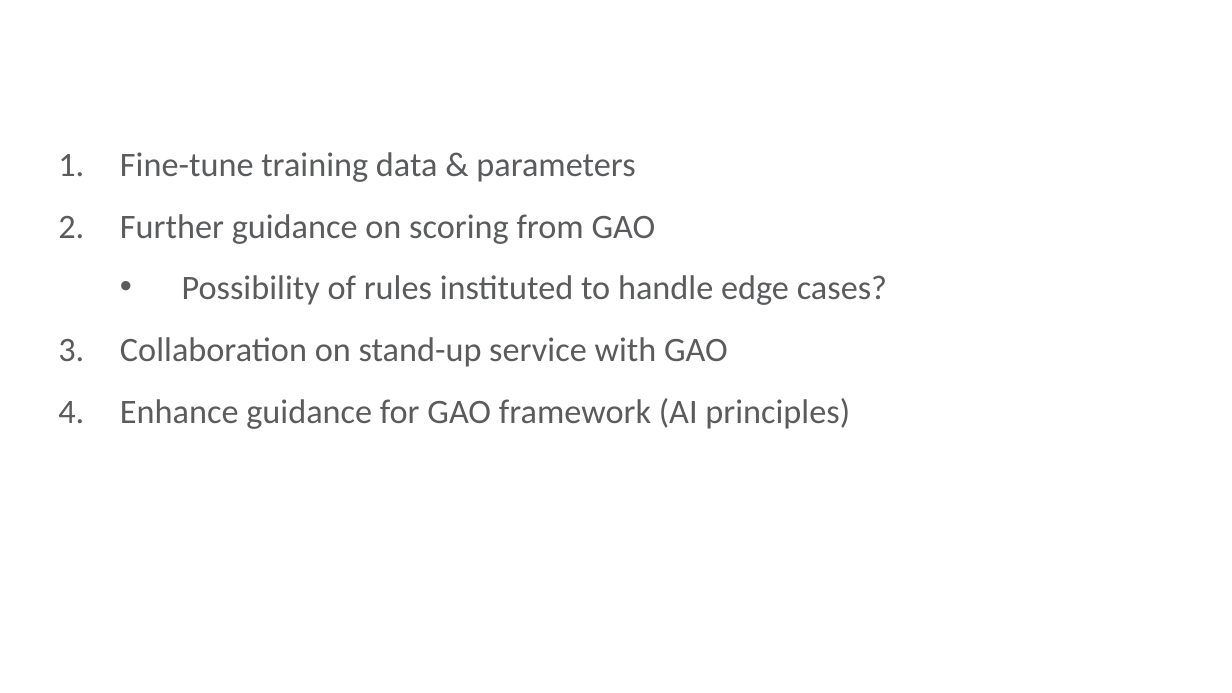
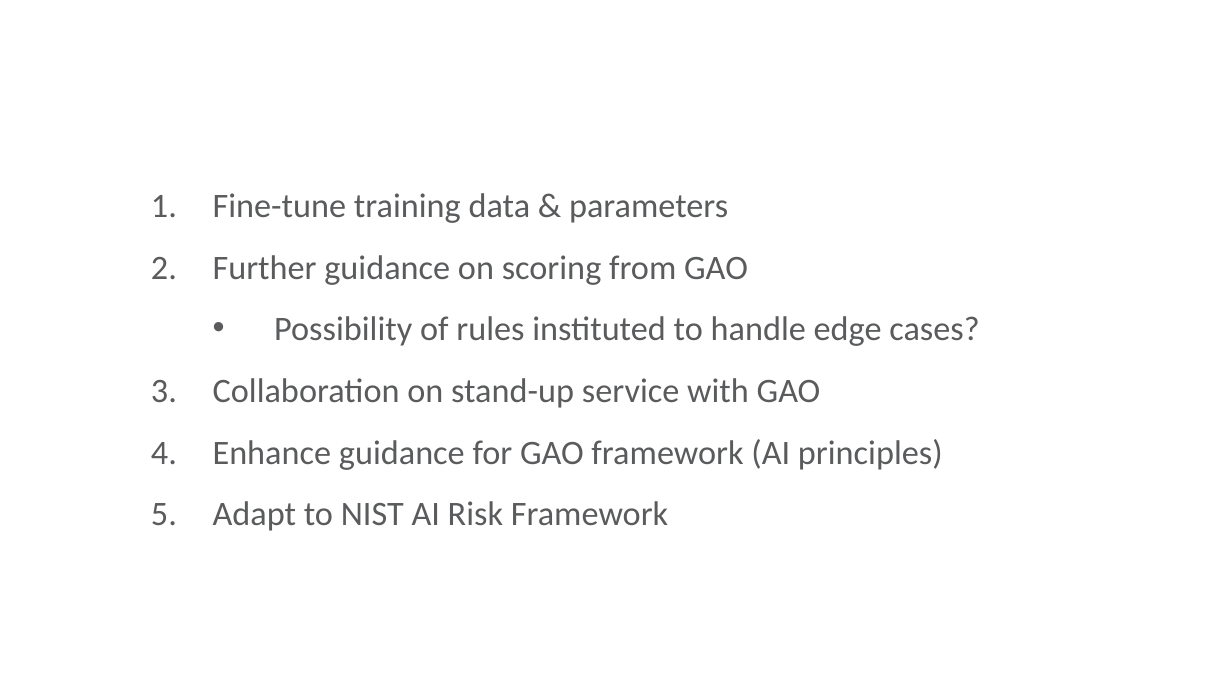
Before and after one commit to ethanmoscot/gao-ai, a slide deck: slide 12 of doc/gao_ai_proposal.pptx (slide 8 before the commit). Drawn at 1232x693 pixels with LibreOffice and Linux fonts; fonts in the diff are those of the drawing; background and template pictures are left out. Boxes give left, top, right and bottom in pixels: in the first picture for what was removed or moved away, otherwise in the second. Text is boxed around its words. In the diff, an @@ line names an element or a change of style, - is before the commit and + after.

```diff
--- a/doc/gao_ai_proposal.pptx
+++ b/doc/gao_ai_proposal.pptx
@@ text "Fine-tune training data & parameters": place and size @@
-text "Fine-tune training data & parameters" at (120,152,887,429)
+text "Fine-tune training data & parameters" at (213,193,979,531)
@@ text at (213,501,668,531): paragraph added @@
+5. Adapt to NIST AI Risk Framework
```
Also in this commit, not shown: 3 other slides changed, 7 slides added, 3 slides removed, 4 other files.
